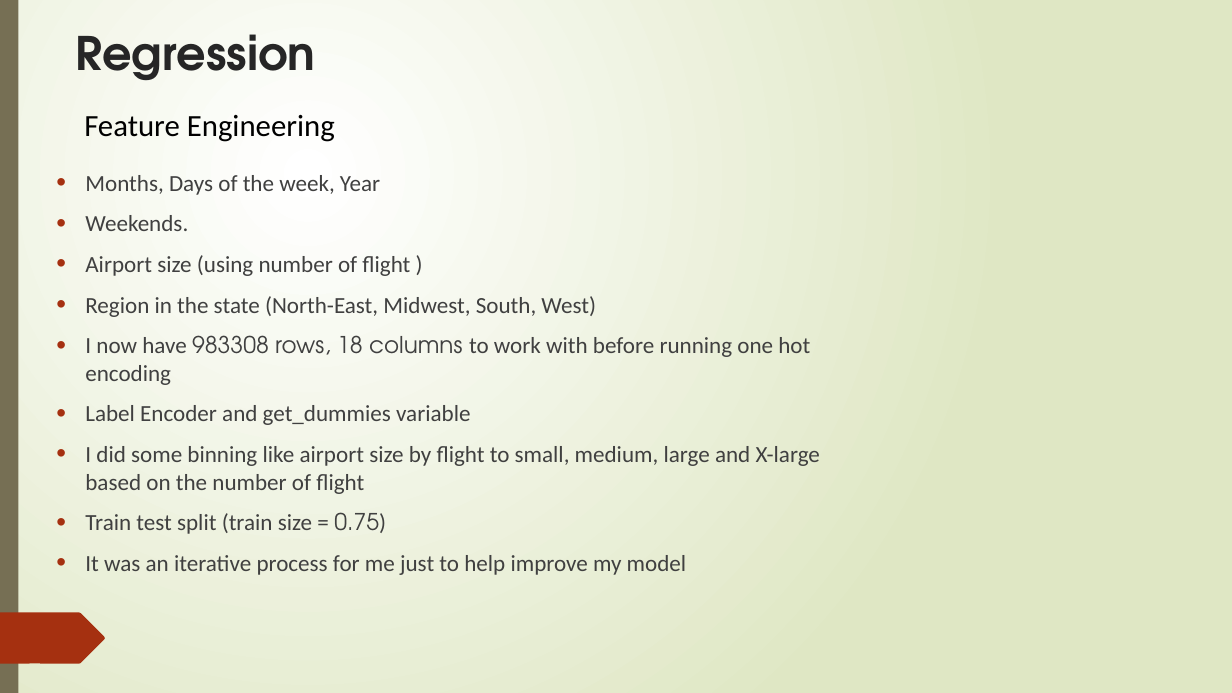
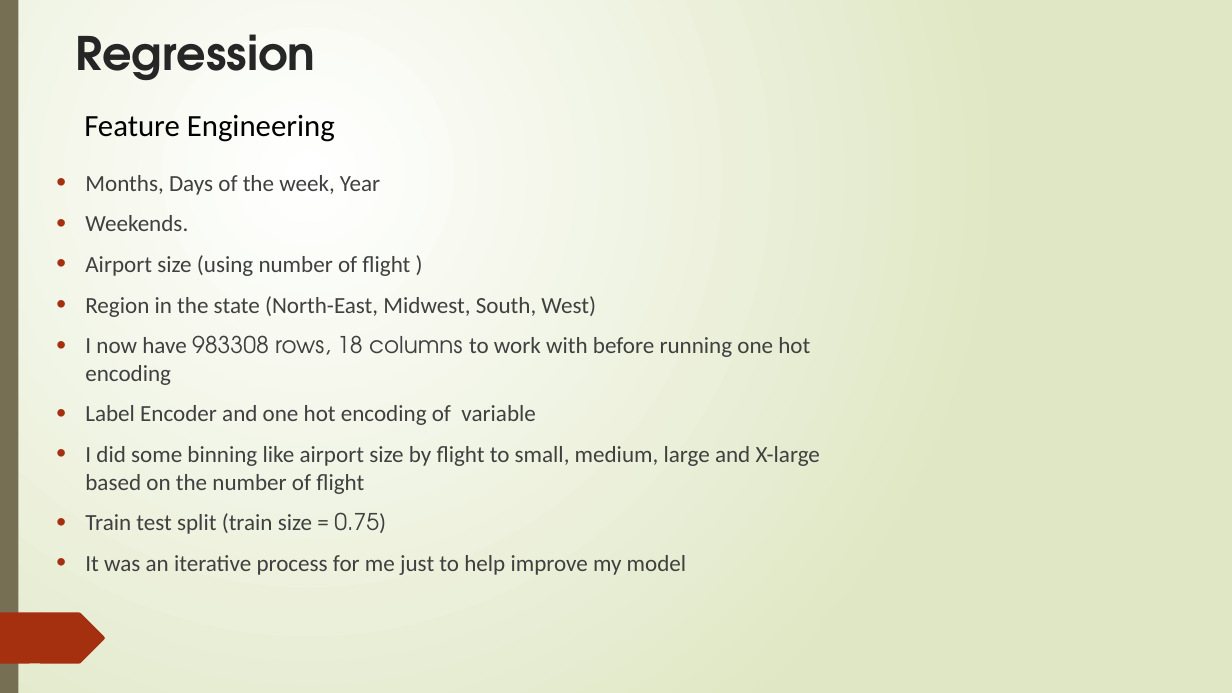
Before and after one commit to rwadisaputro/lhl_midterm_project, a slide deck: slide 8 of Project1-5.pptx. Drawn at 1232x693 pixels with LibreOffice and Linux fonts; fonts in the diff are those of the drawing. Boxes give left, top, right and bottom in pixels: in the first picture for what was removed or moved away, otherwise in the second. Text is boxed around its words. In the diff, an @@ line names an element or a change of style, - is before the commit and + after.

```diff
--- a/Project1-5.pptx
+++ b/Project1-5.pptx
@@ text at <box>85,405,535,425</box>: text changed @@
-• Label Encoder and get_dummies variable
+• Label Encoder and one hot encoding of variable
```
Also in this commit, not shown: 7 other slides changed.
